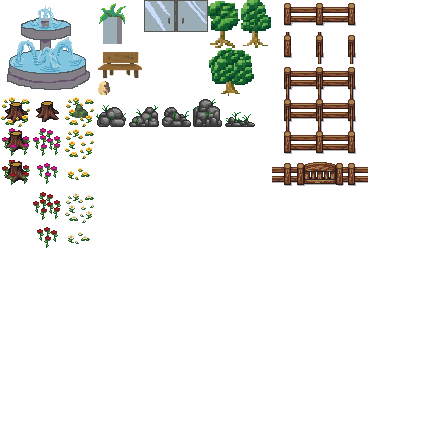
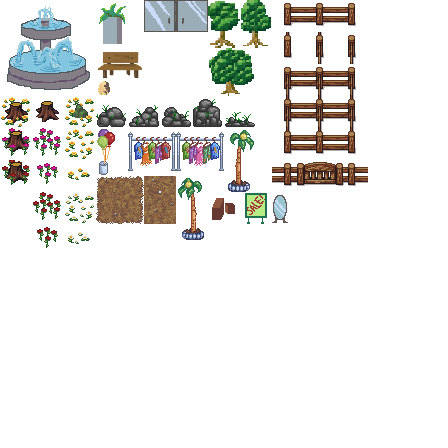
Before/after of a w=448, h=448 layered artwork. What changed in the layer stack:
added layer "Layer 16" above "Layer 15" over [272, 195, 288, 223]
added layer "Layer 15" above "Layer 14" over [245, 193, 267, 224]
added layer "Layer 14" above "Layer 13" over [212, 198, 235, 220]
added layer "Layer 13" above "Layer 12" over [178, 178, 204, 240]
added layer "Layer 12" above "Layer 11" over [228, 130, 254, 192]
added layer "Layer 11" above "Layer 10" over [96, 176, 176, 224]
added layer "Layer 10" above "Layer 9" over [176, 132, 224, 171]
added layer "Layer 9" above "Layer 8" over [128, 132, 176, 171]
added layer "Layer 8" above "Layer 7" over [97, 129, 115, 175]
